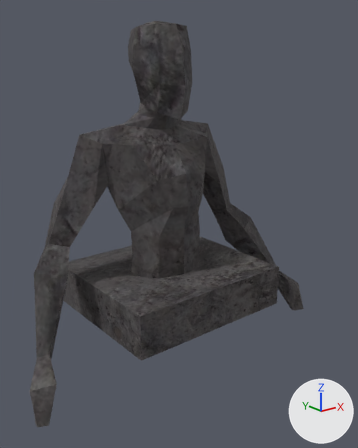
The Blender file Assets/Models/Humanoid Statue.blend: old version first, new version second.
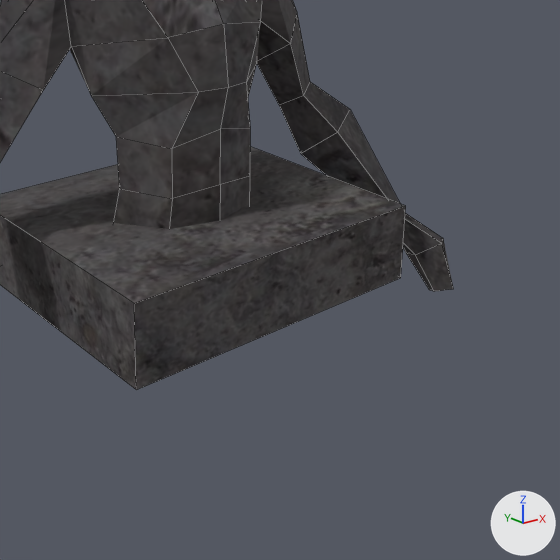
Each version appears first whole from a 50 mm camera at (-2.87, -3.81, 1.97) aimed at (-0.2, -0.48, 0.64), and next in a close-up on the part from 20% to 100% of the width and 36% to 100% of the height. The axes (+X, +Y, +Z) are drawn at lower right. The lights are the same throughout. The last two pictures show the newer version. The close-ups show mesh edges as thin lines. Objects named as collision shapes, trigger or cutter boxes, shadow casters or lower levels of detail are left out.

Objects in the first close-up: 'BASE_Low Poly Man', 'Cube'.
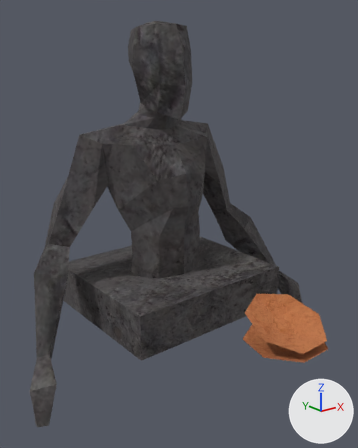
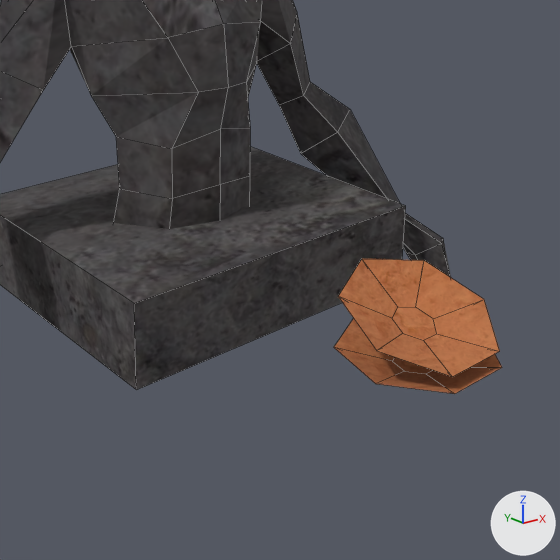
The change, as a diff of the scene's bpy script:
```diff
--- a/Assets/Models/Humanoid Statue.blend.py
+++ b/Assets/Models/Humanoid Statue.blend.py
@@ img_copper_png_001 @@
+img_copper_png_001 = load_image('copper.png.001', '../Textures/copper.png', 1024, 1024, 'sRGB')
@@ img_copper_png @@
+img_copper_png = load_image('copper.png', '../Textures/copper.png', 1024, 1024, 'sRGB')
@@ mat_metal_001 @@
+mat_metal_001 = principled_material('Metal.001')
+mat_metal_001.texture = img_copper_png_001
+mat_metal_001.roughness = 1.0
@@ mat_metal @@
+mat_metal = principled_material('Metal')
+mat_metal.texture = img_copper_png
+mat_metal.roughness = 1.0
@@ me_circle_001 @@
+me_circle_001.from_pydata(...)  # 21 vertices, 16 faces; spans x -0.97..0.97, y -0.9..1.0, z -0.31..0.0
+me_circle_001.materials.append(mat_metal_001)  # picture img_copper_png_001
@@ me_circle @@
+me_circle.from_pydata(...)  # 21 vertices, 16 faces; spans x -0.97..0.97, y -0.9..1.0, z -0.31..0.0
+me_circle.materials.append(mat_metal)  # picture img_copper_png
@@ ob_bowl___praying @@
+ob_bowl___praying = bpy.data.objects.new('Bowl - Praying', me_circle_001)
+ob_bowl___praying.location = (0.0, -1.582, -0.101)
+ob_bowl___praying.rotation_euler = (0.00738, 0.0, 0.0)  # degrees (0.4, 0, 0)
+ob_bowl___praying.scale = (0.341, 0.341, 0.341)
@@ ob_bowl___idle @@
+ob_bowl___idle = bpy.data.objects.new('Bowl - Idle', me_circle)
+ob_bowl___idle.location = (0.0, -1.582, 0.065)
+ob_bowl___idle.rotation_euler = (0.344, 0.0, 0.0)  # degrees (20, 0, 0)
+ob_bowl___idle.scale = (0.341, 0.341, 0.341)
```

Location of each change, (x1, y1, x2, y2) in pixels of the close-ups (560 x 560 px):
'Bowl - Idle', added (orange)
    after: (338, 259, 500, 377)
'Bowl - Praying', added (brown)
    after: (334, 318, 502, 394)
